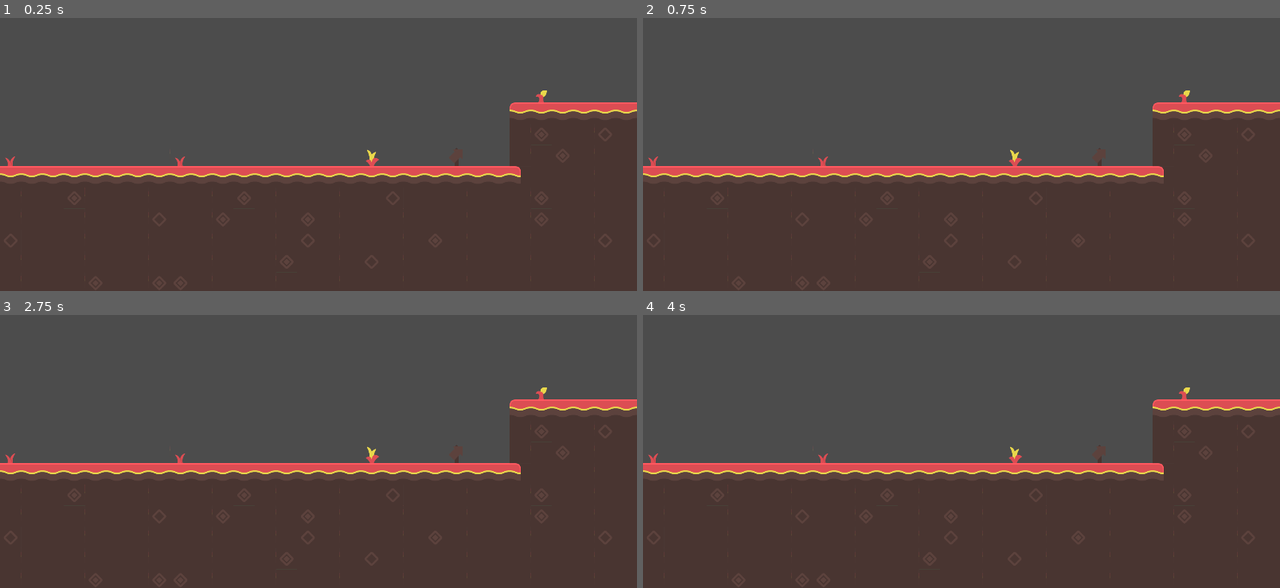
Above: before the commit, frames 1-4 (two rows, left to right).
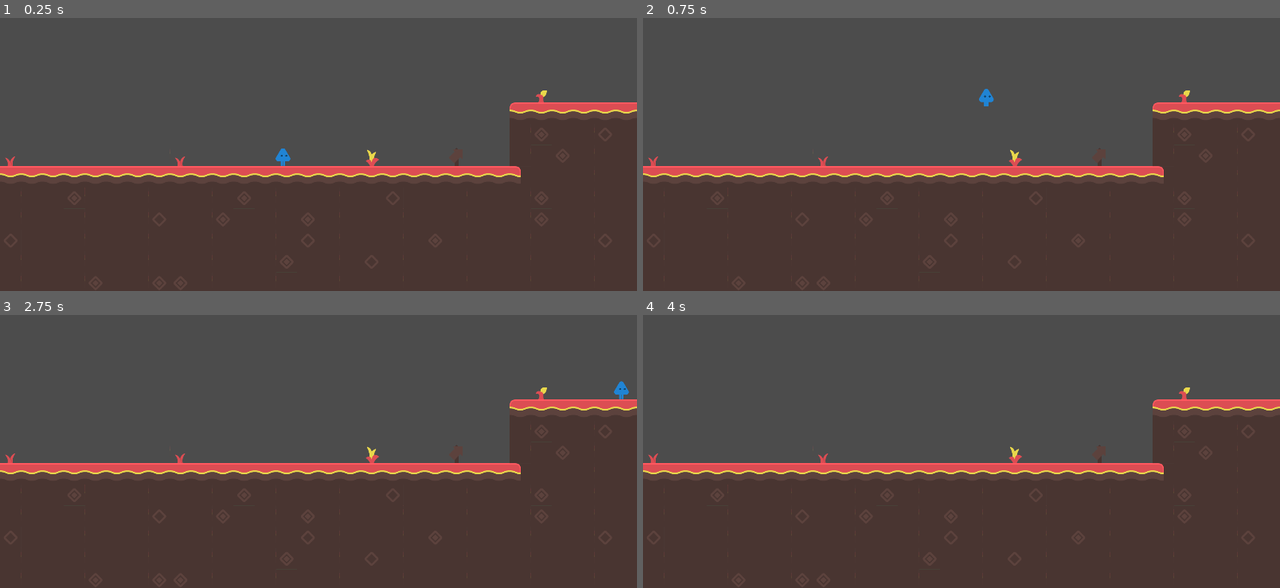
Above: after the commit, the same moments.

Repository: bsu-cs315/Project_2
Game: Godot game, scene res://src/Main.tscn
The game is run twice, just before and just after one commit, with the same random seed, the same clock (stepped at 60 frames per second) and the same inputs.
Inputs:
- Up to frame 1 (0.25 s): no input
- Up to frame 2 (0.75 s): tap Enter at 0.5 s; hold Right (ui_right) from 0.53 s (still down); tap Up (ui_up) at 0.6 s
- Up to frame 3 (2.75 s): tap Up (ui_up) at 0.77, 1.07, 1.35, 1.52, 1.82, 2.1 s; tap Space at 2 s; release Right (ui_right) at 2.03 s; hold Left (ui_left) from 2.03 s (still down)
- Up to frame 4 (4 s): tap Enter at 2.75 s; release Left (ui_left) at 2.78 s; hold Right (ui_right) from 2.78 s (still down); tap Up (ui_up) at 2.85, 3.02, 3.32, 3.6, 3.77 s; tap Space at 3.5 s

The runs differ from the first frame. In frame 1, less than 0.1% of the frame differs, in the area x 43-46%, y 47-55%; in frame 2, less than 0.1%, in the area x 52-56%, y 25-33%; in frame 3, less than 0.1%; in frame 4, nothing differs.

Commit message:
Create player and movement script

Diff:
--- a/Godot_project/src/Main.tscn
+++ b/Godot_project/src/Main.tscn
@@ -1,6 +1,7 @@
-[gd_scene load_steps=35 format=2]
+[gd_scene load_steps=36 format=2]
 
 [ext_resource path="res://assets/abstract-platformer-370-assets/Tilesheet/tilesheet_complete.png" type="Texture" id=1]
+[ext_resource path="res://src/Player.tscn" type="PackedScene" id=2]
 
 [sub_resource type="ConvexPolygonShape2D" id=1]
 points = PoolVector2Array( 64, 64, 0, 64, 0, 0, 64, 0 )
@@ -740,3 +741,7 @@
 tile_set = SubResource( 13 )
 format = 1
 tile_data = PoolIntArray( 393208, 6, 65538, 458740, 0, 2, 458741, 0, 2, 458742, 0, 2, 458743, 0, 2, 458744, 0, 2, 45874 …(11148 unchanged characters)…
+
+[node name="Player" parent="TileMap" instance=ExtResource( 2 )]
+position = Vector2( 853.611, 668.84 )
+friction = 0.1
--- /dev/null
+++ b/Godot_project/src/Player.gd
@@ -0,0 +1,30 @@
+extends KinematicBody2D
+
+export (int) var speed = 1200
+export (int) var jump_speed = -1800
+export (int) var gravity = 4000
+export (float, 0, 1.0) var friction = 0.1
+export (float, 0, 1.0) var acceleration = 0.25
+
+var _velocity = Vector2.ZERO
+
+
+func _get_input():
+	var direction = 0
+	if Input.is_action_pressed("ui_right"):
+		direction += 1
+	if Input.is_action_pressed("ui_left"):
+		direction -= 1
+	if direction != 0:
+		_velocity.x = lerp(_velocity.x, direction * speed, acceleration)
+	else:
+		_velocity.x = lerp(_velocity.x, 0, friction)
+
+
+func _physics_process(delta):
+	_get_input()
+	_velocity.y += gravity * delta
+	_velocity = move_and_slide(_velocity, Vector2.UP)
+	if Input.is_action_just_pressed("ui_up"):
+		if is_on_floor():
+			_velocity.y = jump_speed
--- /dev/null
+++ b/Godot_project/src/Player.tscn
@@ -0,0 +1,32 @@
+[gd_scene load_steps=7 format=2]
+
+[ext_resource path="res://assets/abstract-platformer-370-assets/PNG/Players/Player Blue/playerBlue_walk3.png" type="Texture" id=1]
+[ext_resource path="res://assets/abstract-platformer-370-assets/PNG/Players/Player Blue/playerBlue_walk2.png" type="Texture" id=2]
+[ext_resource path="res://assets/abstract-platformer-370-assets/PNG/Players/Player Blue/playerBlue_walk1.png" type="Texture" id=3]
+[ext_resource path="res://src/Player.gd" type="Script" id=4]
+
+[sub_resource type="SpriteFrames" id=1]
+animations = [ {
+"frames": [  ],
+"loop": true,
+"name": "default",
+"speed": 5.0
+}, {
+"frames": [ ExtResource( 3 ), ExtResource( 2 ), ExtResource( 1 ), ExtResource( 2 ) ],
+"loop": true,
+"name": "walk",
+"speed": 5.0
+} ]
+
+[sub_resource type="CapsuleShape2D" id=2]
+radius = 17.7997
+
+[node name="Player" type="KinematicBody2D"]
+script = ExtResource( 4 )
+
+[node name="AnimatedSprite" type="AnimatedSprite" parent="."]
+frames = SubResource( 1 )
+animation = "walk"
+
+[node name="CollisionShape2D" type="CollisionShape2D" parent="."]
+shape = SubResource( 2 )
